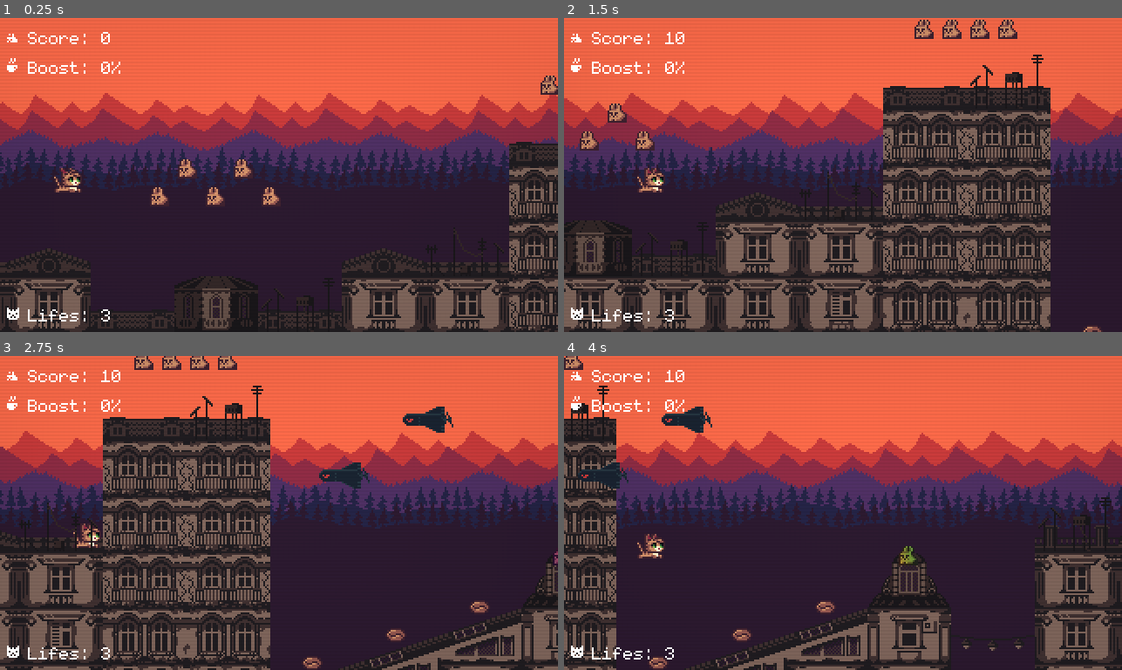
Above: before the commit, frames 1-4 (two rows, left to right).
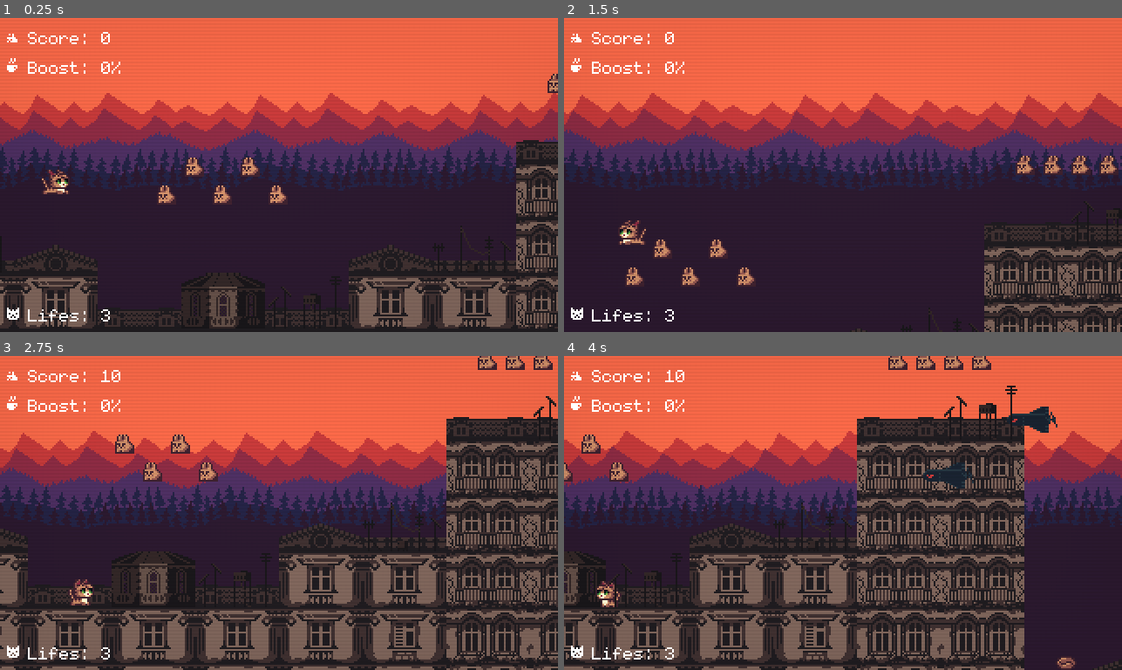
Above: after the commit, the same moments.

Repository: darkgraycat/marcy-runner-gd
Game: Godot game, scene res://autoload/main.tscn
Same seed, same stepped clock (60 frames per second), same inputs: the game is played once before the commit and once after it.
Inputs:
- Up to frame 1 (0.25 s): no input
- Up to frame 2 (1.5 s): tap Enter (debug_action) at 0.5 s; hold W (move_right) 0.53-1.28 s; hold Space (jump) 0.53-1.28 s; hold Q (move_left) from 1.28 s (still down); tap Space (jump) at 1.35 s
- Up to frame 3 (2.75 s): tap Space (jump) at 1.52, 1.82 s; release Q (move_left) at 2.03 s; hold W (move_right) from 2.03 s (still down); hold Space (jump) from 2.03 s (still down)
- Up to frame 4 (4 s): release Space (jump) at 2.78 s; tap Space (jump) at 2.85, 3.02, 3.32 s; release W (move_right) at 3.53 s; hold Q (move_left) from 3.53 s (still down); hold Space (jump) from 3.53 s (still down)

The runs differ from the first frame. In frame 1, 16% of the frame differs, in the area x 0-100%, y 17-100%; in frame 2, 33%; in frame 3, 42%, in the area x 0-100%, y 0-100%; in frame 4, 37%.

Commit message:
: created velocity component

Diff:
--- /dev/null
+++ b/components/c_velocity.gd
@@ -0,0 +1,33 @@
+class_name CVelocity extends Node
+
+@export var body: CharacterBody2D
+@export var acceleration := 10.0
+@export var target_speed := 50.0
+
+var _target_velocity := 0.0
+var _is_running := false
+
+
+func _ready() -> void:
+	assert(body, "CharacterBody2D is not defined")
+
+
+func move(direction: float) -> void:
+	_target_velocity = direction * target_speed
+	if !_is_running: _update_velocity()
+
+
+func stop() -> void:
+	move(0.0)
+
+
+func _update_velocity() -> void:
+	_is_running = true
+	while abs(body.velocity.x - _target_velocity) > 0.1:
+		var lerp_weight := 1.0 - exp(-acceleration * get_physics_process_delta_time())
+		body.velocity.x = lerp(body.velocity.x, _target_velocity, lerp_weight)
+		await get_tree().physics_frame
+
+	body.velocity.x = _target_velocity
+
+	_is_running = false
--- /dev/null
+++ b/components/controller.gd
@@ -0,0 +1,28 @@
+class_name Controller extends Control
+
+signal move_pressed(direction: float)
+signal move_released()
+signal jump_pressed()
+signal jump_released()
+
+@export var scheme: Dictionary[String, StringName] = {
+	left = &"ui_left",
+	right = &"ui_right",
+	jump = &"ui_select",
+}
+
+
+func _input(event: InputEvent) -> void:
+	if event.is_action_pressed(scheme["left"])\
+	or event.is_action_pressed(scheme["right"]):
+		var direction := Input.get_axis(scheme["left"], scheme["right"])
+		if direction != 0.0: move_pressed.emit(direction)
+
+	if event.is_action_released(scheme["left"]) \
+	or event.is_action_released(scheme["right"]):
+		move_released.emit()
+
+	if event.is_action_pressed(scheme["jump"]):
+		jump_pressed.emit()
+	if event.is_action_released(scheme["jump"]):
+		jump_released.emit()
--- /dev/null
+++ b/components/jumping.gd
@@ -0,0 +1,25 @@
+class_name Jumping extends Node
+
+@export var body: CharacterBody2D
+@export var jumps_max: int = 1
+@export var jump_force: float = 250.0
+
+var is_jumping: bool = false
+var jumps_left: int
+
+func _ready() -> void:
+	assert(body, "CharacterBody2D is not defined")
+	jumps_left = jumps_max
+
+# func jump_start(delta: float) -> void:
+# 	pass
+
+func jump_start() -> bool:
+	if is_jumping || jumps_left <= 0: return false
+	body.velocity.y = -jump_force
+	jumps_left -= 1
+	is_jumping = true
+	return is_jumping
+
+func jump_release() -> void:
+	pass
--- a/components/movement.gd
+++ /dev/null
@@ -1,31 +0,0 @@
-class_name Movement extends Node
-
-@export var body: CharacterBody2D
-@export var target_speed: float = 50.0
-@export var acceleration: float = 10.0
-@export var direction: float = 0.0
-
-var velocity: float
-
-
-func _ready() -> void:
-	assert(body, "CharacterBody2D is not defined")
-
-
-func accelerate(direction: float, delta: float) -> Movement:
-	velocity = lerp(
-		velocity,
-		target_speed * direction,
-		1 - exp(-acceleration * delta)
-	)
-	return self
-
-
-func decelerate(delta: float) -> Movement:
-	return accelerate(0, delta)
-
-
-func move() -> void:
-	body.velocity.x = velocity
-	body.move_and_slide()
-	velocity = body.velocity.x
--- a/scenes/entities/enemy/drone.enemy.tscn
+++ b/scenes/entities/enemy/drone.enemy.tscn
@@ -5,8 +5,8 @@
 [ext_resource type="Script" uid="uid://bgls2w0utsm1a" path="res://components/status_effect/status_effect.resource.gd" id="2_goa2j"]
 [ext_resource type="Script" uid="uid://dbs3r07tmmat7" path="res://components/status_effect/collection/health_mod.status_effect.gd" id="3_hj7f3"]
 [ext_resource type="Script" uid="uid://bow30cxumeo27" path="res://components/status_effect/collection/knockback.status_effect.gd" id="4_ip72x"]
+[ext_resource type="Script" uid="uid://xypka0y55jpc" path="res://components/c_velocity.gd" id="5_ip72x"]
 [ext_resource type="PackedScene" uid="uid://bnssyl4v6wjh8" path="res://scenes/ui/debug_label.tscn" id="6_5pdap"]
-[ext_resource type="Script" uid="uid://bsxydl4pvw7va" path="res://components/movement.gd" id="7_ip72x"]
 
 [sub_resource type="Resource" id="Resource_3ieed"]
 script = ExtResource("3_hj7f3")
@@ -85,6 +85,7 @@
 collision_layer = 9
 collision_mask = 2
 script = ExtResource("1_jsorr")
+movement_direction = -1.0
 collision_shape_2d = NodePath("CollisionShape2D")
 sprite_2d = NodePath("Sprite2D")
 animation_player = NodePath("AnimationPlayer")
@@ -93,13 +94,9 @@
 
 [node name="Components" type="Node" parent="."]
 
-[node name="Movement" type="Node" parent="Components" node_paths=PackedStringArray("body")]
-script = ExtResource("7_ip72x")
+[node name="CVelocity" type="Node" parent="Components" node_paths=PackedStringArray("body")]
+script = ExtResource("5_ip72x")
 body = NodePath("../..")
-target_speed = 40.0
-acceleration = 100.0
-direction = -1.0
-metadata/_custom_type_script = "uid://bsxydl4pvw7va"
 
 [node name="Sprite2D" type="Sprite2D" parent="."]
 position = Vector2(0, -4)
--- a/scenes/entities/enemy/enemy.gd
+++ b/scenes/entities/enemy/enemy.gd
@@ -1,4 +1,6 @@
 class_name Enemy extends CharacterBody2D
+
+@export var movement_direction := 0.0
 
 @export var collision_shape_2d: CollisionShape2D
 @export var sprite_2d: Sprite2D
@@ -6,7 +8,7 @@
 @export var hurbox_area_2d: Area2D
 @export var status_effects: Array[StatusEffectResource] = []
 
-@onready var movement: Movement = $Components/Movement
+@onready var c_velocity: CVelocity = $Components/CVelocity
 
 var is_dying: bool = false
 
@@ -17,8 +19,11 @@
 	hurbox_area_2d.body_entered.connect(_on_hurbox_area_2d_body_entered)
 	animation_player.play("idle")
 
-func _physics_process(delta: float) -> void:
-	if movement: movement.accelerate(-1, delta).move()
+	if c_velocity: c_velocity.move(movement_direction)
+
+
+func _physics_process(_delta: float) -> void:
+	move_and_slide()
 
 
 func die() -> void:
--- a/scenes/entities/player/player.gd
+++ b/scenes/entities/player/player.gd
@@ -1,4 +1,6 @@
 class_name Player extends CharacterBody2D
+
+@export var controller: Controller
 
 @onready var sprite_2d: Sprite2D = $Sprite2D
 @onready var animation_player: AnimationPlayer = $AnimationPlayer
@@ -8,7 +10,8 @@
 @onready var status_effect_component: StatusEffectComponent = $StatusEffectComponent
 @onready var stats_component: StatsComponent = $StatsComponent
 
-@onready var movement: Movement = $Components/Movement
+@onready var c_velocity: CVelocity = $Components/CVelocity
+@onready var jumping: Jumping = $Components/Jumping
 @onready var gravity: Gravity = $Components/Gravity
 
 enum State {Idle, Move, Jump, Die, Oiia}
@@ -22,8 +25,8 @@
 
 
 func _ready() -> void:
-	movement.target_speed = stats_component.getv(PlayerStatsResource.Key.MoveVelocity)
-	movement.acceleration = stats_component.getv(PlayerStatsResource.Key.Acceleration)
+	c_velocity.target_speed = stats_component.getv(PlayerStatsResource.Key.MoveVelocity)
+	c_velocity.acceleration = stats_component.getv(PlayerStatsResource.Key.Acceleration)
 
 	jumping_component.target_force = stats_component.getv(PlayerStatsResource.Key.JumpVelocity)
 	health_component.health = stats_component.getv(PlayerStatsResource.Key.Health)
@@ -36,6 +39,12 @@
 
 	stats_component.changed.connect(Events.emit_player_attr_updated)
 
+	controller.jump_pressed.connect(jumping.jump_start)
+	controller.jump_released.connect(jumping.jump_release)
+
+	controller.move_pressed.connect(c_velocity.move)
+	controller.move_released.connect(c_velocity.stop)
+
 
 	# to deprecate
 	status_effect_component.status_effect_applied.connect(_on_status_effect_component_status_effect_changed.bind(true))
@@ -43,12 +52,15 @@
 
 
 func _physics_process(delta: float) -> void:
-	input_move = 1 # NOTE: make player always run
+	# input_move = 1 # NOTE: make player always run
 	# movement_component.direction = input_move
 	# movement.direction = input_move
-	movement.accelerate(input_move, delta).move()
+	# movement.accelerate(input_move, delta).move()
 	gravity.apply_gravity(delta)
+
 	jumping_component.jumping = input_jump
+
+	move_and_slide()
 
 	if input_move:
 		sprite_2d.flip_h = input_move < 0
@@ -89,7 +101,7 @@
 func die() -> void:
 	set_physics_process(false)
 	# movement_component.set_physics_process(false)
-	movement.set_physics_process(false)
+	c_velocity.set_physics_process(false)
 
 	collision_shape_2d.disabled = true
 	animation_player.play("die")
@@ -101,7 +113,7 @@
 	global_position = spawn_point
 	set_physics_process(true)
 	# movement_component.set_physics_process(true)
-	movement.set_physics_process(true)
+	c_velocity.set_physics_process(true)
 	collision_shape_2d.disabled = false
 	velocity = Vector2.ZERO
 	state = State.Idle
--- a/scenes/entities/player/player.tscn
+++ b/scenes/entities/player/player.tscn
@@ -1,15 +1,16 @@
-[gd_scene load_steps=21 format=3 uid="uid://7i1o65gxgnqa"]
+[gd_scene load_steps=22 format=3 uid="uid://7i1o65gxgnqa"]
 
 [ext_resource type="Script" uid="uid://bume0mbttyflh" path="res://scenes/entities/player/player.gd" id="1_0v5uu"]
 [ext_resource type="Texture2D" uid="uid://syrf6g8dkf6e" path="res://assets/sprites/player.png" id="1_ag6t7"]
+[ext_resource type="Script" uid="uid://xypka0y55jpc" path="res://components/c_velocity.gd" id="2_7wli1"]
 [ext_resource type="Script" uid="uid://d1lxjscjl0323" path="res://components/status_effect/status_effect.component.gd" id="3_bjvvg"]
+[ext_resource type="Script" uid="uid://dy6qhmjt4pmha" path="res://components/jumping.gd" id="4_7wli1"]
 [ext_resource type="Script" uid="uid://b34u6dd7dmw05" path="res://components/health/health.component.gd" id="4_8akj5"]
 [ext_resource type="PackedScene" uid="uid://bnssyl4v6wjh8" path="res://scenes/ui/debug_label.tscn" id="5_bjvvg"]
 [ext_resource type="Script" uid="uid://hlc5ax0yoigb" path="res://components/jumping/jumping.component.gd" id="6_1murt"]
 [ext_resource type="Script" uid="uid://c1ylr1hjdc3j" path="res://components/stats/stats.component.gd" id="8_7wli1"]
 [ext_resource type="Script" uid="uid://2ijufwrafa3" path="res://components/gravity.gd" id="8_ovg4i"]
 [ext_resource type="Script" uid="uid://c37x7uitxl307" path="res://components/stats/collection/player.stats.resource.gd" id="9_7wli1"]
-[ext_resource type="Script" uid="uid://bsxydl4pvw7va" path="res://components/movement.gd" id="10_j0oqr"]
 
 [sub_resource type="Resource" id="Resource_xy2vv"]
 script = ExtResource("9_7wli1")
@@ -205,10 +206,14 @@
 
 [node name="Components" type="Node" parent="."]
 
-[node name="Movement" type="Node" parent="Components" node_paths=PackedStringArray("body")]
-script = ExtResource("10_j0oqr")
+[node name="CVelocity" type="Node" parent="Components" node_paths=PackedStringArray("body")]
+script = ExtResource("2_7wli1")
 body = NodePath("../..")
-metadata/_custom_type_script = "uid://bsxydl4pvw7va"
+
+[node name="Jumping" type="Node" parent="Components" node_paths=PackedStringArray("body")]
+script = ExtResource("4_7wli1")
+body = NodePath("../..")
+metadata/_custom_type_script = "uid://dy6qhmjt4pmha"
 
 [node name="Gravity" type="Node" parent="Components" node_paths=PackedStringArray("body")]
 script = ExtResource("8_ovg4i")
--- a/scenes/level/level.tscn
+++ b/scenes/level/level.tscn
@@ -13,6 +13,7 @@
 [ext_resource type="PackedScene" uid="uid://esk118apvowd" path="res://scenes/entities/enemy/slow_station.enemy.tscn" id="12_22udv"]
 [ext_resource type="PackedScene" uid="uid://dwvy3iglky6ea" path="res://scenes/entities/item/life.item.tscn" id="16_ra12g"]
 [ext_resource type="PackedScene" uid="uid://cu5doia18e8jp" path="res://scenes/parallax/parallax.tscn" id="16_xwduj"]
+[ext_resource type="Script" uid="uid://d1cmpfkt8ri1" path="res://components/controller.gd" id="17_ivku7"]
 [ext_resource type="PackedScene" uid="uid://cusa4cpmqiqdn" path="res://scenes/entities/item/bean.item.tscn" id="18_jpfpk"]
 [ext_resource type="PackedScene" uid="uid://cj2kxo8h6pjyr" path="res://scenes/tile_map_grid/tile_map_grid.tscn" id="18_ss4b2"]
 [ext_resource type="PackedScene" uid="uid://dclf27yij27b2" path="res://scenes/entities/item/panacat.item.tscn" id="19_eqy4y"]
@@ -70,12 +71,26 @@
 tile_map_data = PackedByteArray("AAAcAAsAAAAAAAAABwAfAAoAAAAAAAAABwAiAAkAAAAAAAAABwBHAAYAAAAAAAAABwAWAAAAAAAAAAAACABDAA …(976 unchanged characters)…
 tile_set = SubResource("TileSet_ch102")
 
-[node name="Player" parent="." instance=ExtResource("3_dlyvo")]
+[node name="Player" parent="." node_paths=PackedStringArray("controller") instance=ExtResource("3_dlyvo")]
 unique_name_in_owner = true
 position = Vector2(72, 48)
+controller = NodePath("Controller")
 
 [node name="Camera2D" type="Camera2D" parent="Player"]
 offset = Vector2(128, 0)
 limit_bottom = 180
 limit_smoothed = true
 position_smoothing_enabled = true
+
+[node name="Controller" type="Control" parent="Player"]
+layout_mode = 3
+anchors_preset = 0
+offset_right = 40.0
+offset_bottom = 40.0
+script = ExtResource("17_ivku7")
+scheme = Dictionary[String, StringName]({
+"jump": &"jump",
+"left": &"move_left",
+"right": &"move_right"
+})
+metadata/_custom_type_script = "uid://d1cmpfkt8ri1"
Not shown, added: components/c_velocity.gd.uid
Not shown, added: components/controller.gd.uid
Not shown, added: components/jumping.gd.uid
Not shown, removed: components/movement.gd.uid
Not shown: 1 places in scenes/level/level.tscn that only renumber resources
